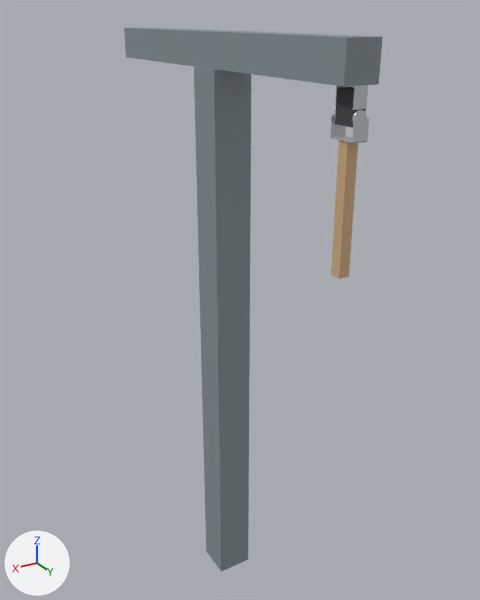
The Blender file projects/3d/gazebo/URDF-Humanoid-Arm/base-joint.blend: old version first, new version second.
Camera for both pictures: a 50 mm lens placed at (0.82, 1.448, 1.616), pointed at (-0.003, 0.076, 0.93). Every picture has the same lights, and +X, +Y and +Z are marked at lower left. The picture after the commit comes second.

Names of what the first picture shows: 'T_crossbar', 'T_stem', 'rotating_bracket', 'servo_body', 'wooden_arm' and 2 more.
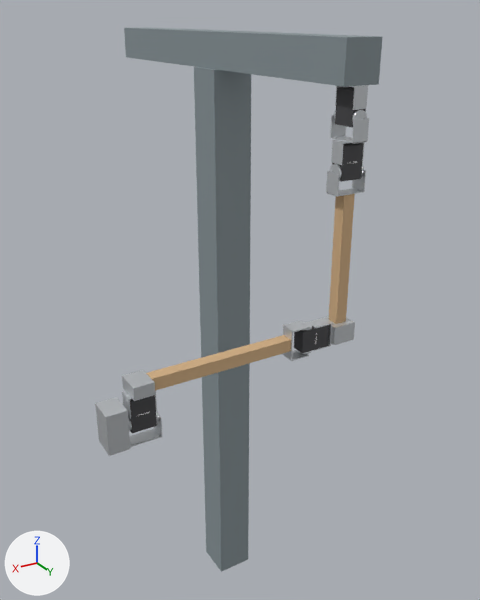
The newer file is also turned or shifted as a whole; pictures and numbers use the older file's frame.

Where the change shows, as pixel boxes (x1, y1, x2, y2) in the pictures (480 x 600 px):
'wooden_arm', moved
    before: (331, 140, 358, 279)
    after: (329, 194, 355, 324)
'wooden_forearm', added (beige)
    after: (146, 335, 291, 391)
'Wrist2Gripper', added
    after: (95, 397, 131, 456)
'Wrist - servo_body', added
    after: (130, 395, 157, 433)
'Shoulder roll - servo_body', added
    after: (332, 143, 364, 182)
'Wrist mounting adapter', added
    after: (122, 370, 155, 401)
'Elbow - servo_body', added
    after: (294, 325, 329, 353)
'Shoulder roll - rotating_bracket', added
    after: (326, 170, 366, 197)
'Elbow mounting adapter', added
    after: (320, 316, 355, 345)
'Elbow - rotating_bracket', added
    after: (283, 321, 310, 361)
'Wrist - rotating_bracket', added
    after: (130, 416, 162, 447)
'Shoulder roll - fixed_bracket', added
    after: (331, 140, 365, 165)
'Elbow - fixed_bracket', added
    after: (308, 318, 332, 351)
'Wrist - fixed_bracket', added
    after: (122, 391, 157, 419)
'Shoulder roll - hub_left', added
    after: (330, 164, 342, 179)

The change, as a list of edits to the scene's bpy script:
```text
Change me_cube_010:
    used by ob_wooden_arm; parent = ob_frame___wooden_arm; location = (0.0, 0.0, 0.135)
    remove me_cube_010.from_pydata(...)  # 8 vertices, 6 faces; spans x -0.013..0.013, y -0.013..0.013, z -0.135..0.135
    add me_cube_010.from_pydata(...)  # 8 vertices, 6 faces; spans x -0.013..0.013, y -0.013..0.013, z -0.036..0.234
    me_cube_010 part 1: the whole mesh is moved by (0.0, 0.0, 0.099)
Add ob_wrist2gripper:
    ob_wrist2gripper = bpy.data.objects.new('Wrist2Gripper', me_cube_025)  # a box spanning x -0.02..0.02, y -0.026..0.026, z -0.0127..0.0127; in mat_rig_steel (white #dde1e5)
    ob_wrist2gripper.location = (0.499, 0.474, 0.943)
    ob_wrist2gripper.scale = (1.0, 1.0, 3.15)
Add ob_wrist___fixed_bracket:
    ob_wrist___fixed_bracket = bpy.data.objects.new('Wrist - fixed_bracket', me_cube_004.copy())  # the mesh of ob_fixed_bracket
    ob_wrist___fixed_bracket.location = (0.445, 0.474, 0.997)
    ob_wrist___fixed_bracket.rotation_euler = (-3.142, 0.0, 1.571)  # degrees (-180, 0, 90)
Add ob_wrist___servo_body:
    ob_wrist___servo_body = bpy.data.objects.new('Wrist - servo_body', me_cube_003.copy())  # the mesh of ob_servo_body
    ob_wrist___servo_body.location = (0.445, 0.474, 0.959)
    ob_wrist___servo_body.rotation_euler = (-3.142, 0.0, 1.571)  # degrees (-180, 0, 90)
Add ob_wrist___rotating_bracket:
    ob_wrist___rotating_bracket = bpy.data.objects.new('Wrist - rotating_bracket', me_cube_007.copy())  # the mesh of ob_rotating_bracket
    ob_wrist___rotating_bracket.location = (0.445, 0.474, 0.9)
    ob_wrist___rotating_bracket.rotation_euler = (-3.142, 0.0, 1.571)  # degrees (-180, 0, 90)
Add ob_wrist_mounting_adapter:
    ob_wrist_mounting_adapter = bpy.data.objects.new('Wrist mounting adapter', me_cube_025.copy())
    ob_wrist_mounting_adapter.location = (0.445, 0.474, 1.011)
Add ob_wooden_forearm:
    ob_wooden_forearm = bpy.data.objects.new('wooden_forearm', me_cube_020)  # a box spanning x -0.15..0.15, y -0.013..0.013, z -0.013..0.013; in mat_rig_wood (beige #d3af84)
    ob_wooden_forearm.location = (0.275, 0.474, 1.011)
Add ob_elbow___fixed_bracket:
    ob_elbow___fixed_bracket = bpy.data.objects.new('Elbow - fixed_bracket', me_cube_004.copy())  # the mesh of ob_fixed_bracket
    ob_elbow___fixed_bracket.location = (0.027, 0.474, 1.011)
    ob_elbow___fixed_bracket.rotation_euler = (1.571, 0.0, 1.571)  # degrees (90, 0, 90)
Add ob_elbow___servo_body:
    ob_elbow___servo_body = bpy.data.objects.new('Elbow - servo_body', me_cube_003.copy())  # the mesh of ob_servo_body
    ob_elbow___servo_body.location = (0.066, 0.474, 1.011)
    ob_elbow___servo_body.rotation_euler = (1.571, 0.0, 1.571)  # degrees (90, 0, 90)
Add ob_elbow___rotating_bracket:
    ob_elbow___rotating_bracket = bpy.data.objects.new('Elbow - rotating_bracket', me_cube_007.copy())  # the mesh of ob_rotating_bracket
    ob_elbow___rotating_bracket.location = (0.125, 0.474, 1.011)
    ob_elbow___rotating_bracket.rotation_euler = (1.571, 0.0, 1.571)  # degrees (90, 0, 90)
Add ob_elbow_mounting_adapter:
    ob_elbow_mounting_adapter = bpy.data.objects.new('Elbow mounting adapter', me_cube_016)  # a box spanning x -0.026..0.026, y -0.026..0.026, z -0.02..0.02; in mat_rig_steel (white #dde1e5)
    ob_elbow_mounting_adapter.location = (0.0, 0.474, 1.011)
Add ob_shoulder_roll___fixed_bracket:
    ob_shoulder_roll___fixed_bracket = bpy.data.objects.new('Shoulder roll - fixed_bracket', me_cube_004.copy())  # the mesh of ob_fixed_bracket
    ob_shoulder_roll___fixed_bracket.location = (0.0, 0.474, 1.4)
    ob_shoulder_roll___fixed_bracket.rotation_euler = (-3.142, 0.0, 1.571)  # degrees (-180, 0, 90)
Add ob_shoulder_roll___servo_body:
    ob_shoulder_roll___servo_body = bpy.data.objects.new('Shoulder roll - servo_body', me_cube_003.copy())  # the mesh of ob_servo_body
    ob_shoulder_roll___servo_body.location = (0.0, 0.474, 1.361)
    ob_shoulder_roll___servo_body.rotation_euler = (-3.142, 0.0, 1.571)  # degrees (-180, 0, 90)
Add ob_shoulder_roll___rotating_bracket:
    ob_shoulder_roll___rotating_bracket = bpy.data.objects.new('Shoulder roll - rotating_bracket', me_cube_007.copy())  # the mesh of ob_rotating_bracket
    ob_shoulder_roll___rotating_bracket.location = (0.0, 0.474, 1.302)
    ob_shoulder_roll___rotating_bracket.rotation_euler = (-3.142, 0.0, 1.571)  # degrees (-180, 0, 90)
Add ob_shoulder_roll___hub_left:
    ob_shoulder_roll___hub_left = bpy.data.objects.new('Shoulder roll - hub_left', me_cylinder_001.copy())  # the mesh of ob_hub_right
    ob_shoulder_roll___hub_left.location = (0.026, 0.474, 1.344)
    ob_shoulder_roll___hub_left.rotation_euler = (-1.571, 0.0, 1.571)  # degrees (-90, 0, 90)
```
